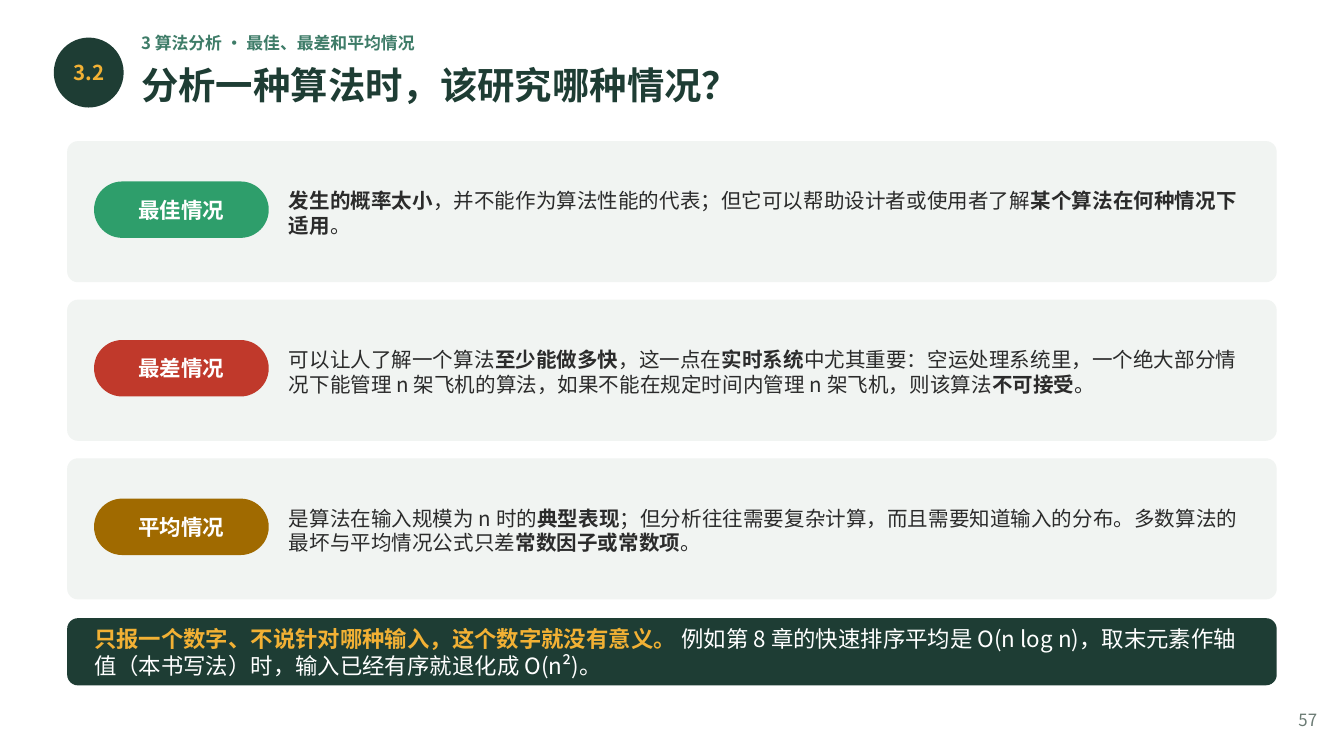
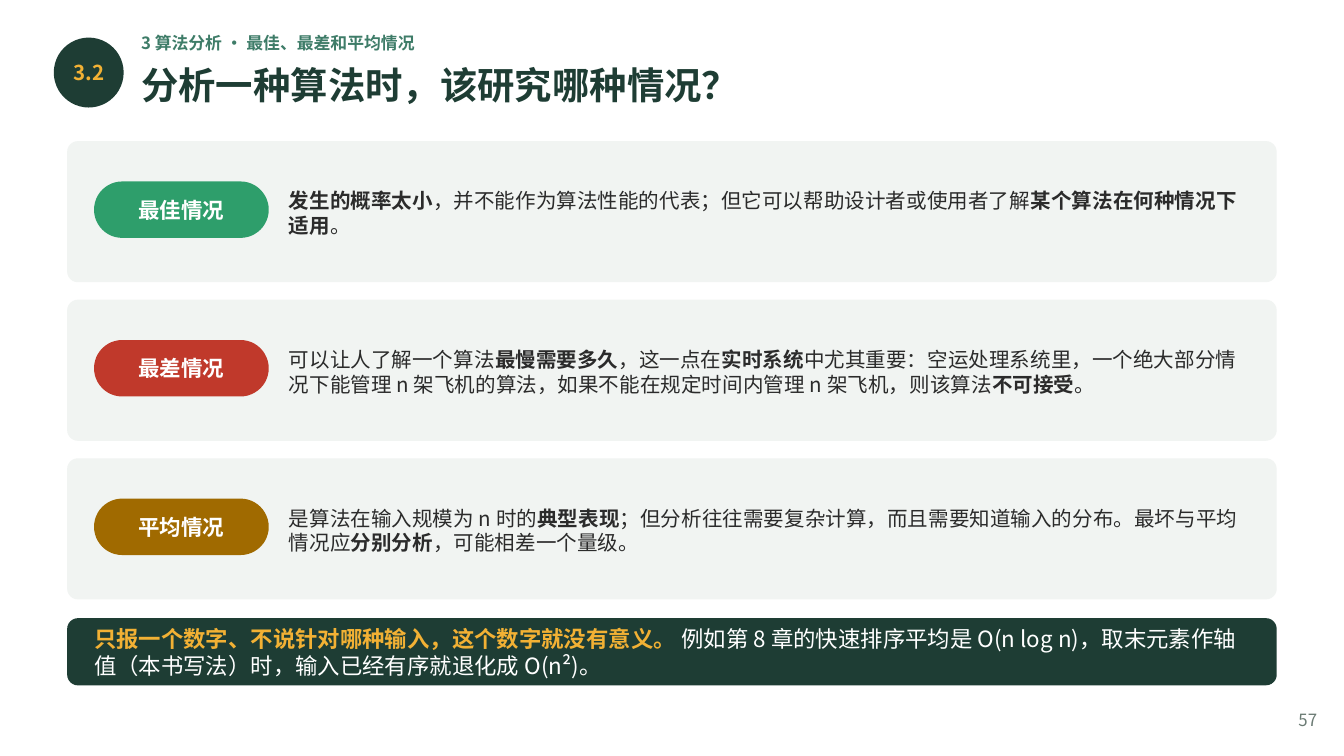
Before and after one commit to GMyhf/2026fall-cs201, a slide deck: slide 57 of courseware/202609_DSA_01_ADT_Floyd_Complexity.pptx. Drawn at 1344x756 pixels with LibreOffice and Linux fonts; fonts in the diff are those of the drawing. Boxes give left, top, right and bottom in pixels: in the first picture for what was removed or moved away, otherwise in the second. Text is boxed around its words. In the diff, an @@ line names an element or a change of style, - is before the commit and + after.

```diff
--- a/courseware/202609_DSA_01_ADT_Floyd_Complexity.pptx
+++ b/courseware/202609_DSA_01_ADT_Floyd_Complexity.pptx
@@ text at [289, 349, 1236, 394]: text changed @@
-可以让人了解一个算法至少能做多快，这一点在实时系统中尤其重要：空运处理系统里，一个绝大部分情况下能管理 n 架飞机的算法，如果不能在规定时间内管理 n 架飞机，则该算法不可接受。
+可以让人了解一个算法最慢需要多久，这一点在实时系统中尤其重要：空运处理系统里，一个绝大部分情况下能管理 n 架飞机的算法，如果不能在规定时间内管理 n 架飞机，则该算法不可接受。
@@ text at [289, 508, 1237, 552]: text changed @@
-是算法在输入规模为 n 时的典型表现；但分析往往需要复杂计算，而且需要知道输入的分布。多数算法的最坏与平均情况公式只差常数因子或常数项。
+是算法在输入规模为 n 时的典型表现；但分析往往需要复杂计算，而且需要知道输入的分布。最坏与平均情况应分别分析，可能相差一个量级。
```
Also in this commit, not shown: 2 other slides changed, 26 other files.
